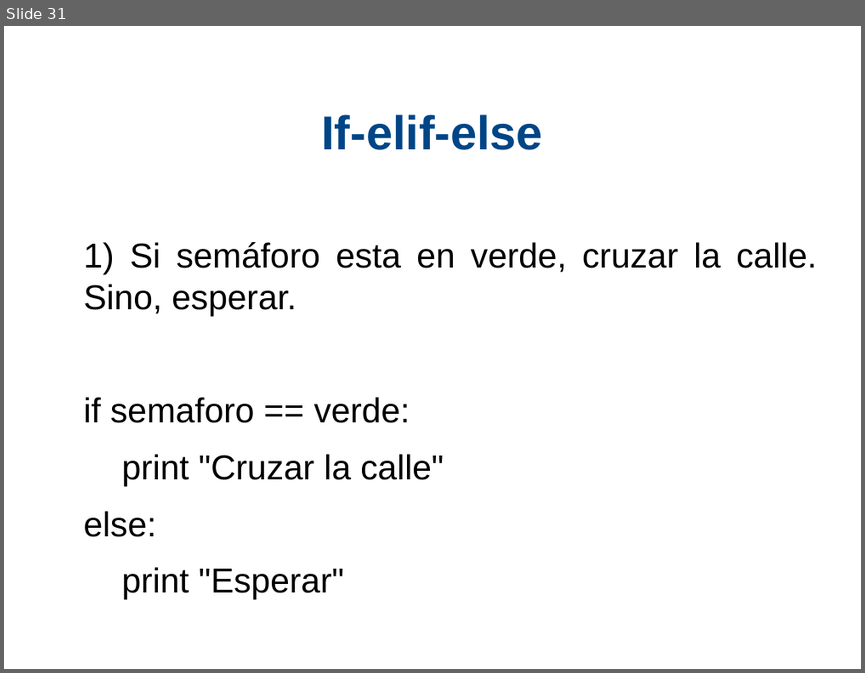
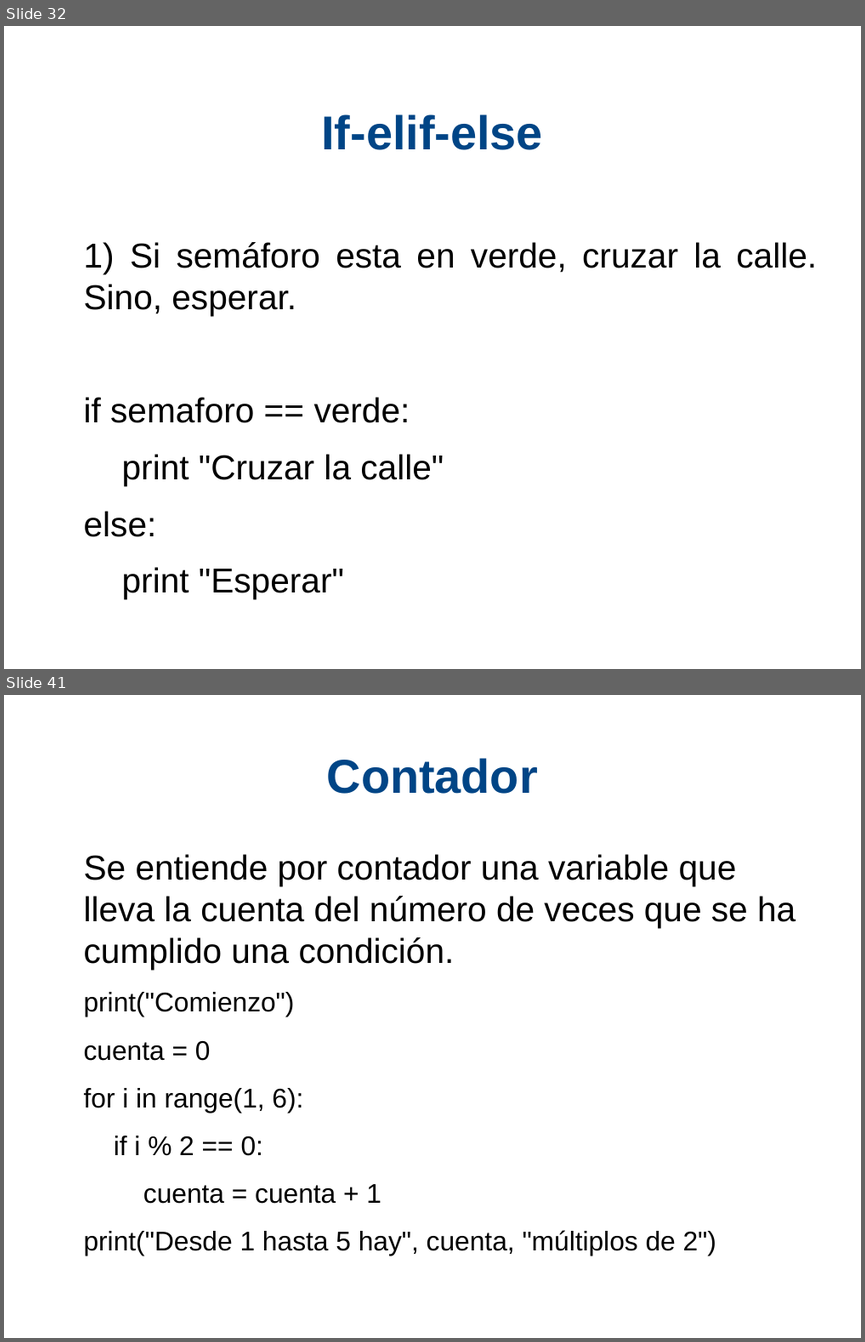
Before and after one commit to xDavidPM/Taller-Python, a slide deck: Python diapositiva.odp. Shown one above the other, each under a label of ours: slide 31 before the commit, slides 32 and 41 after it; the slides between them are not shown. The pictures are 865x673 and 865x1342 pixels, drawn with LibreOffice and Linux fonts; fonts in the diff are those of the drawing; background and template pictures are left out. Boxes give left, top, right and bottom in pixels: in the first picture for what was removed or moved away, otherwise in the second. Text is boxed around its words. In the diff, an @@ line names an element or a change of style, - is before the commit and + after.

```diff
--- a/Python diapositiva.odp
+++ b/Python diapositiva.odp
@@ slide 41 added at [4,695,861,1338], background #FFFFFF @@
@@ title added at [327,758,538,794], 44 pt, text #004586, bold @@
+Contador
@@ text added at [84,854,795,1255], 25 pt, text #000000 @@
+Se entiende por contador una variable que lleva la cuenta del número de veces que se ha cumplido una condición.
+print("Comienzo")
+cuenta = 0
+for i in range(1, 6):
+if i % 2 == 0:
+cuenta = cuenta + 1
+print("Desde 1 hasta 5 hay", cuenta, "múltiplos de 2")
@@ what was slide 31 is now slide 32 @@
```
Also in this commit, not shown: 3 slides changed, 10 other slides added, 3 other files.
